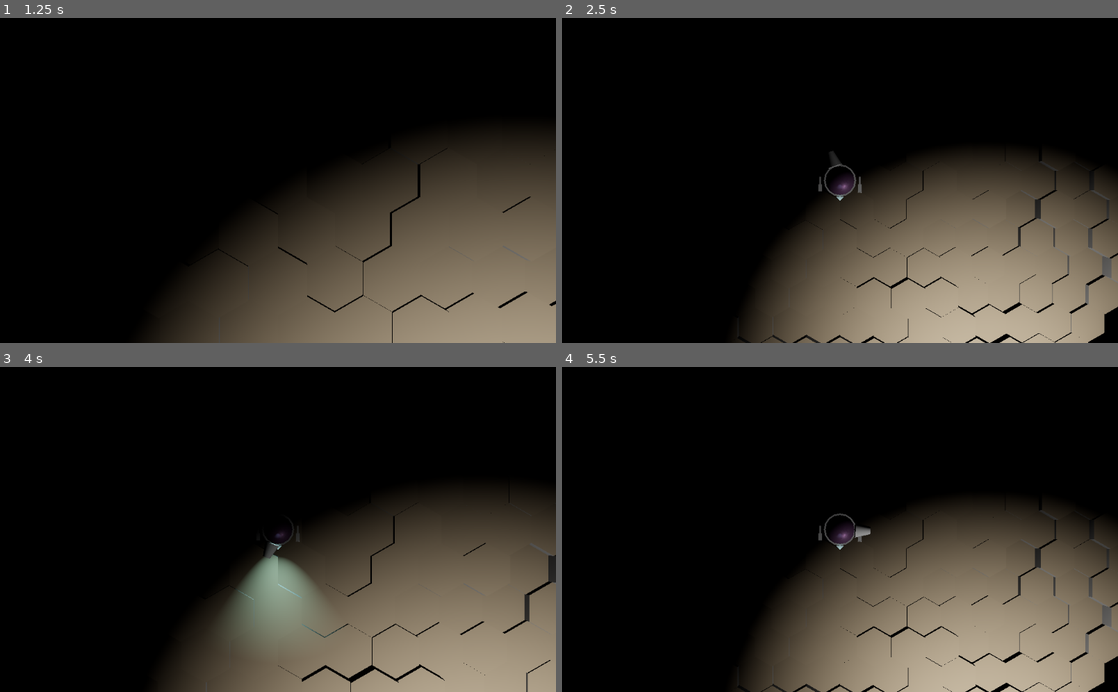
Above: before the commit, frames 1-4 (two rows, left to right).
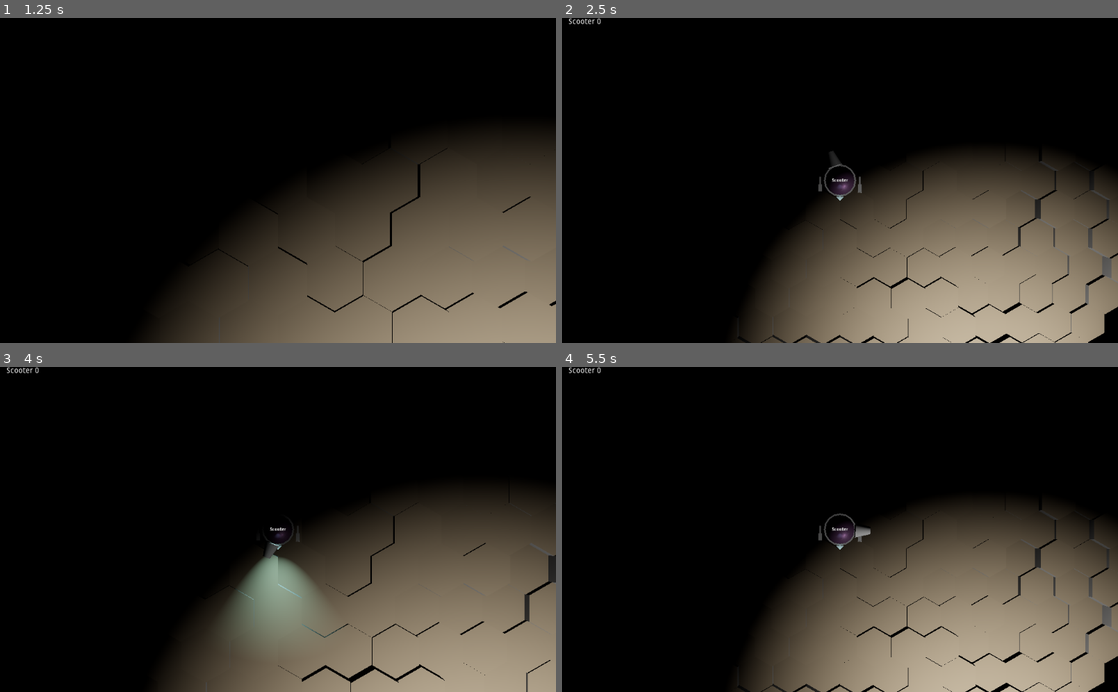
Above: after the commit, the same moments.

Repository: ObsidianBlk/Twin-Sticky
Game: Godot game, scene res://World.tscn
Two runs of this game, one before a commit and one after it. Both use one fixed random seed, a clock stepped at 60 frames per second and the inputs below.
Inputs:
- Up to frame 1 (1.25 s): click "Local Play" at 0.5 s
- Up to frame 2 (2.5 s): tap Enter at 1.25 s; hold D (booster_right) 1.28-2.03 s; hold ` (terminal) 1.28-2.03 s; tap Space (booster_jump) at 1.52, 2.27 s; hold S (booster_backward) from 2.03 s (still down); tap ` (terminal) at 2.1 s
- Up to frame 3 (4 s): release S (booster_backward) at 2.78 s; hold D (booster_right) 2.78-3.53 s; hold ` (terminal) 2.78-3.53 s; hold W (booster_forward) from 3.53 s (still down); tap ` (terminal) at 3.6 s; tap Space (booster_jump) at 3.77 s
- Up to frame 4 (5.5 s): release W (booster_forward) at 4.28 s; hold ` (terminal) 4.28-5.03 s; hold A (booster_left) from 4.28 s (still down); tap Space (booster_jump) at 4.52, 5.27 s; tap ` (terminal) at 5.1 s

Frame 1 is identical in both runs. In frame 2, less than 0.1% of the frame differs, in the area x 1-52%, y 0-51%; in frame 3, less than 0.1%; in frame 4, less than 0.1%.

Commit message:
Added a LobbyBoard UI element. More cleanup around player connection and disconnection.

Diff:
--- a/Game/Game.gd
+++ b/Game/Game.gd
@@ -92,6 +92,7 @@
 		add_child(tb)
 		tb.transform.origin.y = y + 1.0
 		Lobby.add_local_player(remote_pid, pid, player_name)
+		tb.bot_name = Lobby.get_player_name(remote_pid, pid)
 
 		var wmount = WEAPONMOUNT.instance()
 		wmount.local_player_id = pid + 1
--- a/Objects/TrackBot/TrackBot.gd
+++ b/Objects/TrackBot/TrackBot.gd
@@ -9,7 +9,8 @@
 # Export Variables
 # ------------------------------------------------------------------------------
 export var owner_id : int = 0
-export var max_hp : float = 100.0
+export var max_hp : float = 100.0					setget set_max_hp
+export var bot_name : String = ""					setget set_bot_name
 
 # ------------------------------------------------------------------------------
 # Variables
@@ -32,6 +33,7 @@
 onready var hat_node : Spatial = $Hat
 onready var groundcast_node : RayCast = $Hat/GroundCast
 onready var ball_node : MeshInstance = $Ball
+onready var label_name_node : Label3D = $Hat/Label_Name
 
 # ------------------------------------------------------------------------------
 # Setters
@@ -43,10 +45,16 @@
 			_hp = max_hp
 		emit_signal("hp_changed", owner_id, _hp, max_hp)
 
+func set_bot_name(n : String) -> void:
+	bot_name = n
+	if label_name_node:
+		label_name_node.text = bot_name
+
 # ------------------------------------------------------------------------------
 # Override Methods
 # ------------------------------------------------------------------------------
 func _ready() -> void:
+	label_name_node.text = bot_name
 	_network_mode = get_tree().has_network_peer()
 	if _network_mode:
 		if not is_network_master():
@@ -78,6 +86,8 @@
 			apply_central_impulse(Vector3.UP * _boost_jump_strength)
 		_boost_jump_strength = 0.0
 	hat_node.transform.basis = Basis(transform.basis.get_rotation_quat().inverse())
+	#print(hat_node.global_transform.basis.y)
+	#print(hat_node.translation)
 
 
 func _UpdateHatRotation() -> void:
--- a/Objects/TrackBot/TrackBot.tscn
+++ b/Objects/TrackBot/TrackBot.tscn
@@ -141,6 +141,14 @@
 [node name="GroundCast" type="RayCast" parent="Hat"]
 enabled = true
 cast_to = Vector3( 0, -2, 0 )
+debug_shape_custom_color = Color( 1, 0, 0, 1 )
+
+[node name="Label_Name" type="Label3D" parent="Hat"]
+transform = Transform( 1, 0, 0, 0, -4.37114e-08, 1, 0, -1, -4.37114e-08, 0, 2.19049, 0 )
+pixel_size = 0.02
+billboard = 1
+double_sided = false
+text = "Trackbot"
 
 [node name="Ball" type="MeshInstance" parent="."]
 mesh = SubResource( 3 )
--- a/Scripts/Auto/Lobby.gd
+++ b/Scripts/Auto/Lobby.gd
@@ -58,6 +58,15 @@
 	if pid in _players:
 		return ERR_ALREADY_IN_USE
 	_players[pid] = {"local_1":null, "local_2":null}
+	return OK
+
+func remove_player_group(pid : int) -> int:
+	if pid in _players:
+		if _players[pid]["local_1"] != null:
+			emit_signal("player_removed", pid, 0)
+		if _players[pid]["local_2"] != null:
+			emit_signal("player_removed", pid, 1)
+		_players.erase(pid)
 	return OK
 
 func does_player_group_exist(pid : int) -> bool:
--- a/Scripts/Auto/Net.gd
+++ b/Scripts/Auto/Net.gd
@@ -229,12 +229,9 @@
 
 func _on_network_peer_disconnected(id : int) -> void:
 	if id != get_tree().get_network_unique_id():
-		if id in _players:
-			if _players[id].local_1:
-				emit_signal("remove_player", 0, id)
-			if _players[id].local_2:
-				emit_signal("remove_player", 1, id)
-			var _res : int = _players.erase(id)
+		emit_signal("remove_player", 0, id)
+		emit_signal("remove_player", 1, id)
+		Lobby.remove_player_group(id)
 		Log.info("Client disconnected: %d"%[id])
 
 func _on_connected_to_server() -> void:
--- /dev/null
+++ b/UI/LobbyBoard/LobbyBoard.gd
@@ -0,0 +1,57 @@
+extends Control
+
+
+# ------------------------------------------------------------------------------
+# Variables
+# ------------------------------------------------------------------------------
+var _players : Dictionary = {}
+
+# ------------------------------------------------------------------------------
+# Onready Variables
+# ------------------------------------------------------------------------------
+onready var _board_node : GridContainer = $Board
+
+# ------------------------------------------------------------------------------
+# Override Methods
+# ------------------------------------------------------------------------------
+func _ready() -> void:
+	Lobby.connect("player_entered", self, "_on_player_entered")
+	Lobby.connect("player_removed", self, "_on_player_removed")
+	Lobby.connect("player_name_changed", self, "_on_player_entered")
+	Lobby.connect("player_score_changed", self, "_on_player_score_changed")
+
+
+# ------------------------------------------------------------------------------
+# Handler Methods
+# ------------------------------------------------------------------------------
+func _on_player_removed(pair_id : int, local_id : int) -> void:
+	if pair_id in _players:
+		if local_id in _players[pair_id]:
+			var player = _players[pair_id][local_id]
+			_board_node.remove_child(player.player_name)
+			player.player_name.queue_free()
+			_board_node.remove_child(player.score)
+			player.score.queue_free()
+		_players[pair_id].erase(local_id)
+		if _players[pair_id].empty():
+			_players.erase(pair_id)
+
+
+func _on_player_entered(pair_id : int, local_id : int, player_name : String) -> void:
+	if not pair_id in _players:
+		_players[pair_id] = {}
+	if not local_id in _players[pair_id]:
+		_players[pair_id][local_id] = {
+			"player_name": Label.new(),
+			"score": Label.new()
+		}
+		_board_node.add_child(_players[pair_id][local_id].player_name)
+		_board_node.add_child(_players[pair_id][local_id].score)
+		_players[pair_id][local_id].score.text = "0"
+	var player = _players[pair_id][local_id]
+	player.player_name.text = player_name
+
+func _on_player_score_changed(pair_id : int, local_id : int, score : int) -> void:
+	if pair_id in _players:
+		if local_id in _players[pair_id]:
+			_players[pair_id][local_id].score.text = String(score)
--- /dev/null
+++ b/UI/LobbyBoard/LobbyBoard.tscn
@@ -0,0 +1,20 @@
+[gd_scene load_steps=2 format=2]
+
+[ext_resource path="res://UI/LobbyBoard/LobbyBoard.gd" type="Script" id=1]
+
+[node name="LobbyBoard" type="MarginContainer"]
+anchor_top = 0.5
+anchor_bottom = 0.5
+margin_top = -300.0
+margin_right = 1024.0
+margin_bottom = 300.0
+mouse_filter = 2
+custom_constants/margin_left = 12
+script = ExtResource( 1 )
+
+[node name="Board" type="GridContainer" parent="."]
+margin_left = 12.0
+margin_right = 1024.0
+margin_bottom = 600.0
+mouse_filter = 2
+columns = 2
--- a/World.tscn
+++ b/World.tscn
@@ -6,6 +6,7 @@
 [ext_resource path="res://UI/MainMenu/MainMenu.tscn" type="PackedScene" id=4]
 [ext_resource path="res://UI/UI.gd" type="Script" id=5]
 [ext_resource path="res://UI/Terminal/Terminal.tscn" type="PackedScene" id=6]
+[ext_resource path="res://UI/LobbyBoard/LobbyBoard.tscn" type="PackedScene" id=7]
 
 [node name="World" type="Node2D"]
 script = ExtResource( 2 )
@@ -49,6 +50,10 @@
 target_group = "Player_1"
 height = 16.0
 
+[node name="UI" type="CanvasLayer" parent="GameView/Viewports/VP1C/Viewport_P1"]
+
+[node name="LobbyBoard" parent="GameView/Viewports/VP1C/Viewport_P1/UI" instance=ExtResource( 7 )]
+
 [node name="VP2C" type="ViewportContainer" parent="GameView/Viewports"]
 visible = false
 margin_left = 514.0
@@ -68,6 +73,10 @@
 target_group = "Player_2"
 height = 16.0
 
+[node name="UI" type="CanvasLayer" parent="GameView/Viewports/VP2C/Viewport_P2"]
+
+[node name="LobbyBoard" parent="GameView/Viewports/VP2C/Viewport_P2/UI" instance=ExtResource( 7 )]
+
 [node name="UI" type="CanvasLayer" parent="."]
 layer = 6
 script = ExtResource( 5 )
Not shown: 1 places in World.tscn that only renumber resources
